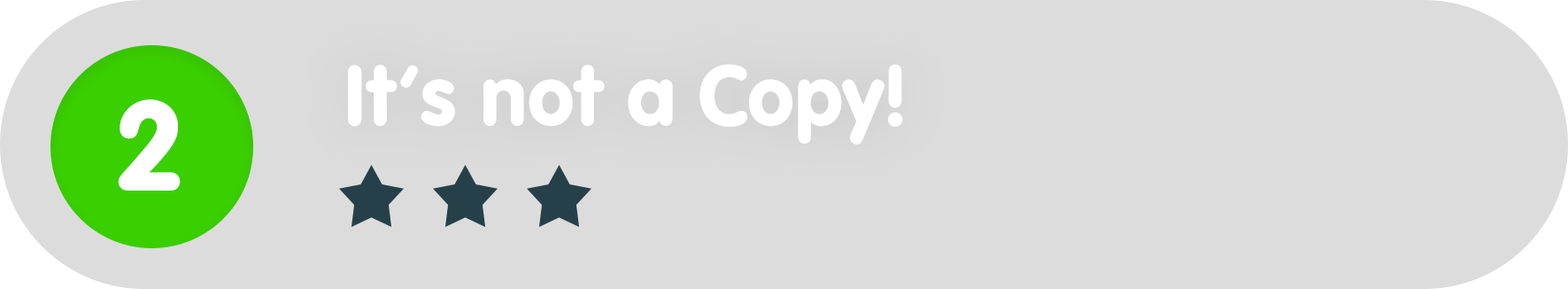
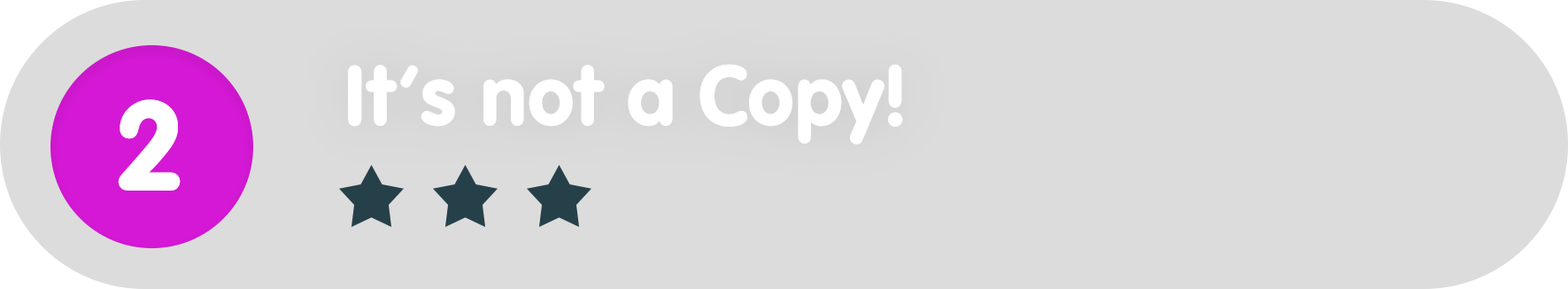
Comparing the layer stacks of the two 1568x289 images. Changes:
painted on "Ellipse_green" over <box>50,45,254,248</box>
